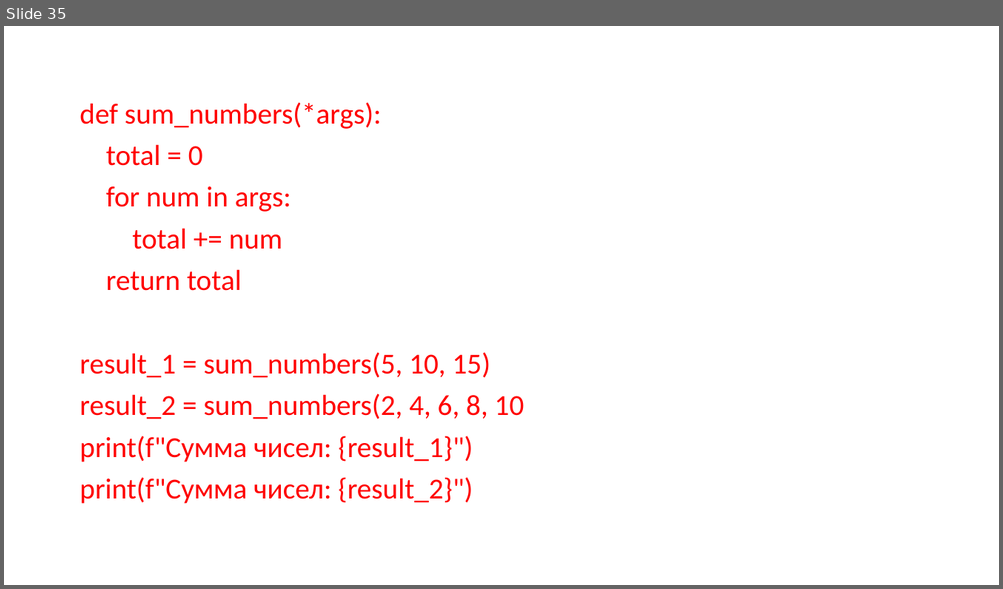
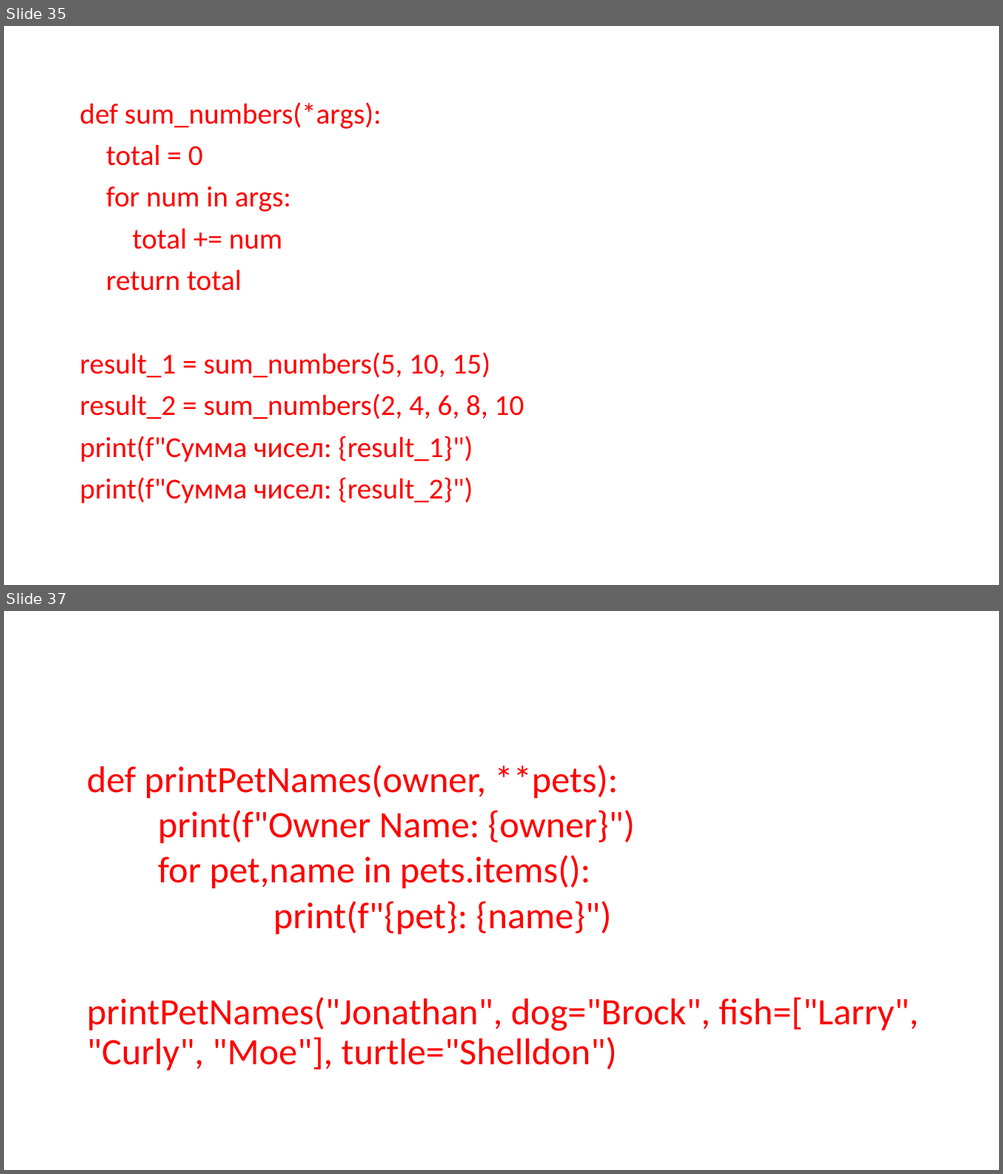
Before and after one commit to xDes-by/test, a slide deck: Презентация5.pptx. Shown one above the other, each under a label of ours: slide 35 before the commit, slides 35 and 37 after it; the slides between them are not shown. The pictures are 1003x589 and 1003x1174 pixels, drawn with LibreOffice and Linux fonts; fonts in the diff are those of the drawing. Boxes give left, top, right and bottom in pixels: in the first picture for what was removed or moved away, otherwise in the second. Text is boxed around its words. In the diff, an @@ line names an element or a change of style, - is before the commit and + after.

```diff
--- a/Презентация5.pptx
+++ b/Презентация5.pptx
@@ slide 37 added at [4,611,999,1170], background #FFFFFF @@
@@ text added at [87,765,919,1071], 36 pt, text #FF0000 @@
+def printPetNames(owner, **pets):
+  print(f"Owner Name: {owner}")
+  for pet,name in pets.items():
+  print(f"{pet}: {name}")
+printPetNames("Jonathan", dog="Brock", fish=["Larry", "Curly", "Moe"], turtle="Shelldon")
```
Also in this commit, not shown: 6 other slides added, 1 other file.
